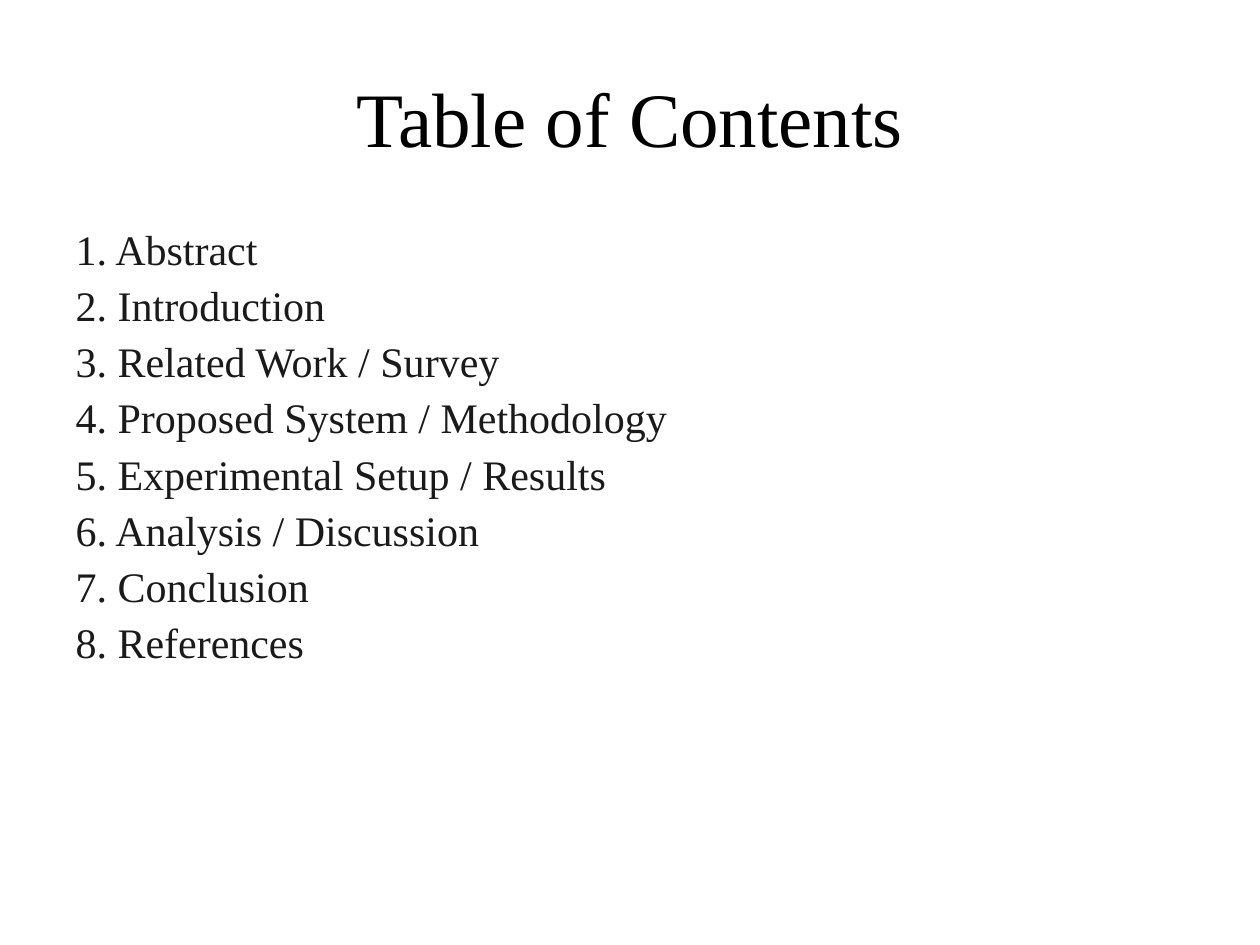
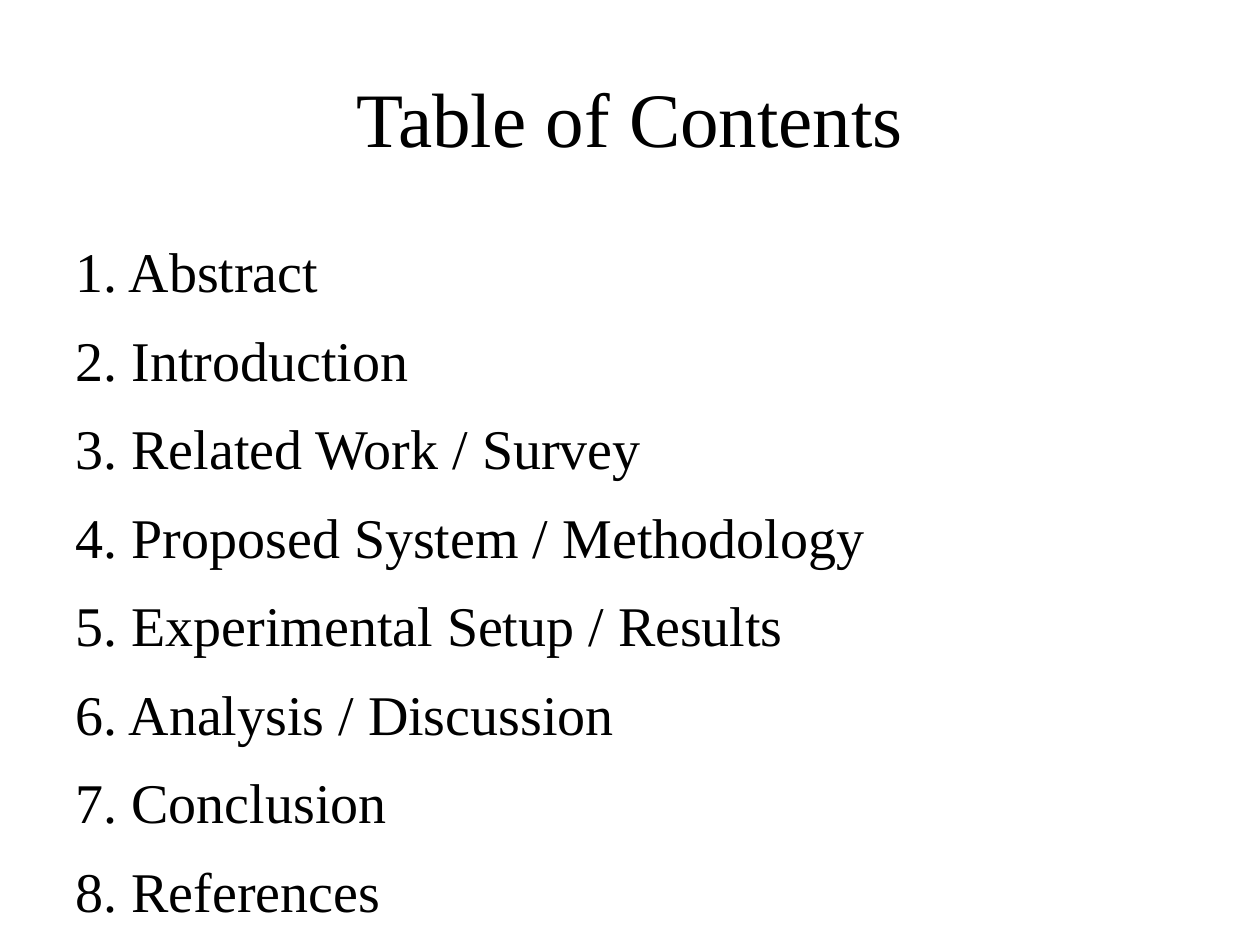
Before and after one commit to AmonWasHere/Proto, a slide deck: slide 3 of paper/ICIRSET-26_VERITAS_Presentation.pptx. Drawn at 1260x945 pixels with LibreOffice and Linux fonts; fonts in the diff are those of the drawing. Boxes give left, top, right and bottom in pixels: in the first picture for what was removed or moved away, otherwise in the second. Text is boxed around its words. In the diff, an @@ line names an element or a change of style, - is before the commit and + after.

```diff
--- a/paper/ICIRSET-26_VERITAS_Presentation.pptx
+++ b/paper/ICIRSET-26_VERITAS_Presentation.pptx
@@ text "1. Abstract" at (76,253,864,824): size 24 to 32 pt, text colour #1A1A1A to #000000; line spacing 0.95 to 1.15; more space between paragraphs @@
```
Also in this commit, not shown: 1 other file.
